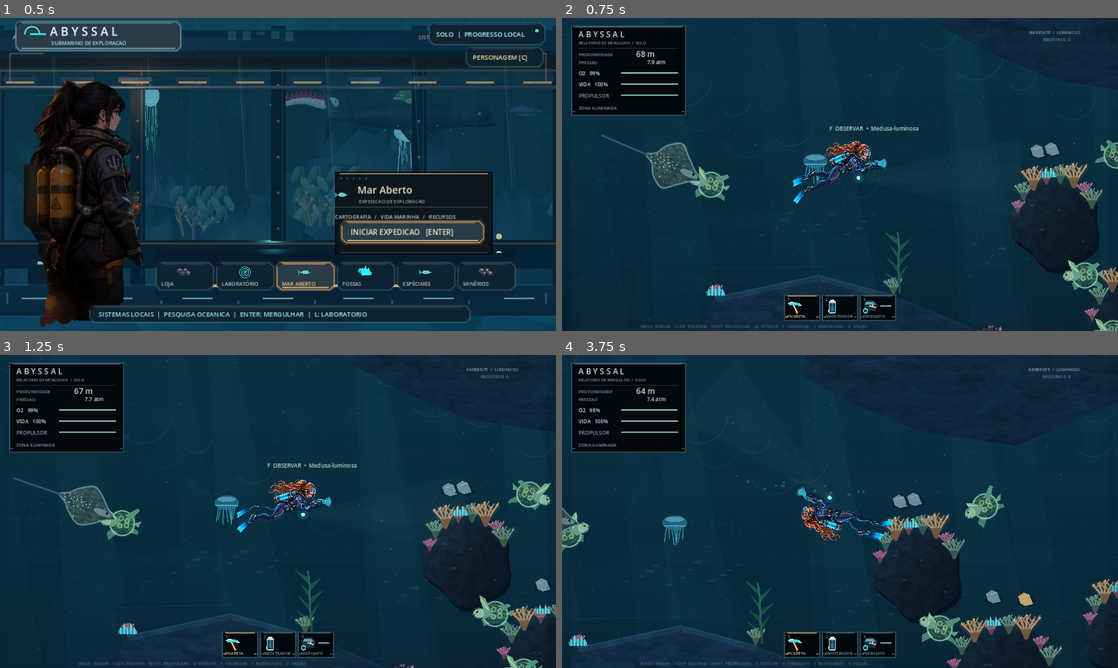
Above: before the commit, frames 1-4 (two rows, left to right).
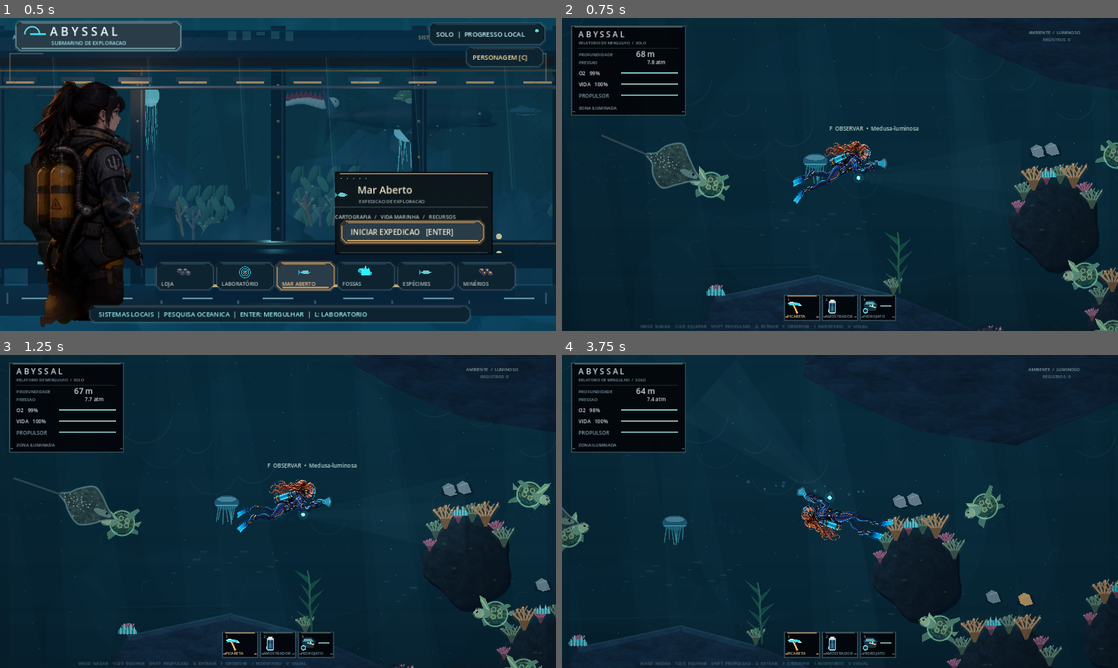
Above: after the commit, the same moments.

Repository: Esaneto/Abyssal-Godot
Game: Godot game, scene res://scenes/main.tscn
The game is run twice, just before and just after one commit, with the same random seed, the same clock (stepped at 60 frames per second) and the same inputs.
Inputs (mouse positions are in pixels of both pictures, inside the frame that each line leads up to):
- Up to frame 1 (0.5 s): no input
- Up to frame 2 (0.75 s): tap Enter at 0.5 s; move the mouse to (962, 158) at 0.52 s; hold D (move_right) from 0.53 s (still down); hold Shift (boost) from 0.53 s (still down); click (962, 158) at 0.67 s
- Up to frame 3 (1.25 s): keep holding D (move_right); keep holding Shift (boost); tap Space at 0.77, 1.07 s
- Up to frame 4 (3.75 s): release D (move_right) at 1.25 s; release Shift (boost) at 1.25 s; drag from (728, 527) to (812, 574) at 1.27 s; move the mouse to (895, 442) at 2.02 s; hold D (move_right) 2.03-2.75 s; tap C at 2.1 s; drag from (812, 574) to (673, 464) at 2.77 s; move the mouse to (1006, 558) at 3.52 s; hold A (move_left) from 3.53 s (still down); tap 6 at 3.6 s

Frame 1 is identical in both runs. In frame 2, 0.5% of the frame differs, in the area x 15-100%, y 39-100%; in frame 3, 0.8%; in frame 4, 1.4%, in the area x 0-100%, y 41-100%.

Commit message:
Integrate selective dark silhouette lighting into live exploration, preserving HUD and gameplay

Diff:
--- a/scripts/ocean_expedition.gd
+++ b/scripts/ocean_expedition.gd
@@ -11,6 +11,7 @@
 const Ocean3D = preload("res://scripts/visuals3d/ocean_renderer.gd")
 const AnimeFinish = preload("res://scripts/anime_ocean_finish.gd")
 const AmbientLife = preload("res://scripts/ambient_marine_life.gd")
+const CinematicReveal = preload("res://scripts/cinematic_reveal_lighting.gd")
 
 const MAP_W := 24000.0
 const MAP_H := 21000.0
@@ -189,6 +190,8 @@
 	time_s += delta
 	sky_time += delta
 	_update_nearest()
+	# The living sprite is part of the darkness, never a bright sticker.
+	diver.modulate = CinematicReveal.diver_tint(depth_at_y(diver.position.y),_sunlight())
 	resource_refresh -= delta
 	if resource_refresh <= 0.0:
 		resource_refresh = 0.33
@@ -423,7 +426,8 @@
 	ReefArt.foreground(self,area,time_s,depth_at_y(diver.position.y))
 	AnimeFinish.foreground(self,area,time_s,depth_at_y(diver.position.y))
 	AnimeFinish.film_grade(self,area,diver.position,time_s,_sunlight(),depth_at_y(diver.position.y))
-	_draw_deep_visibility(area)
+	CinematicReveal.grade(self,area,diver.position,diver.visual_heading,
+		depth_at_y(diver.position.y),_sunlight(),time_s)
 	ReefArt.flashlight(self,diver.position,diver.visual_heading,time_s,depth_at_y(diver.position.y))
 	_draw_hud()
 
